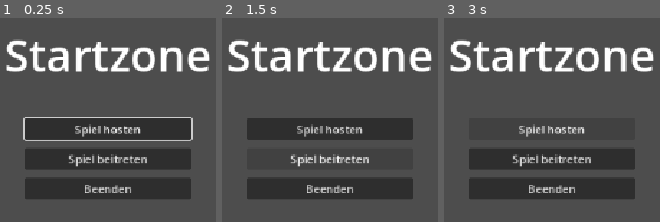
Above: before the commit, frames 1-3 (left to right).
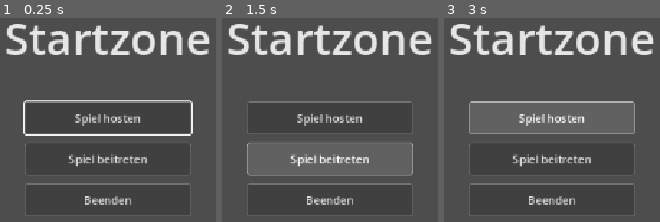
Above: after the commit, the same moments.

Repository: As94tt/WoM
Game: Godot game, scene res://scenes/ui/main_menu.tscn
The game is run twice, just before and just after one commit, with the same random seed, the same clock (stepped at 60 frames per second) and the same inputs.
Inputs:
- Up to frame 1 (0.25 s): no input
- Up to frame 2 (1.5 s): click "Spiel beitreten" at 0.5 s; click "Spiel beitreten" at 1.25 s
- Up to frame 3 (3 s): click "Spiel beitreten" at 2 s; click "Spiel hosten" at 2.75 s

The runs differ from the first frame. In frame 1, 20% of the frame differs, in the area x 2-98%, y 2-98%; in frame 2, 27%; in frame 3, 21%.

Commit message:
Zentrales UI-Theme mit Graubox-Werten, projektweit aktiv (#10)
Co-Authored-By: Claude Opus 5.5 <noreply@anthropic.com>

Diff:
--- /dev/null
+++ b/game/assets/ui/theme.tres
@@ -0,0 +1,141 @@
+[gd_resource type="Theme" format=3]
+
+[sub_resource type="StyleBoxFlat" id="StyleBoxFlat_button_normal"]
+content_margin_left = 16.0
+content_margin_top = 12.0
+content_margin_right = 16.0
+content_margin_bottom = 12.0
+bg_color = Color(0.25, 0.25, 0.25, 1)
+border_width_left = 1
+border_width_top = 1
+border_width_right = 1
+border_width_bottom = 1
+border_color = Color(0.45, 0.45, 0.45, 1)
+corner_radius_top_left = 4
+corner_radius_top_right = 4
+corner_radius_bottom_right = 4
+corner_radius_bottom_left = 4
+
+[sub_resource type="StyleBoxFlat" id="StyleBoxFlat_button_hover"]
+content_margin_left = 16.0
+content_margin_top = 12.0
+content_margin_right = 16.0
+content_margin_bottom = 12.0
+bg_color = Color(0.38, 0.38, 0.38, 1)
+border_width_left = 1
+border_width_top = 1
+border_width_right = 1
+border_width_bottom = 1
+border_color = Color(0.7, 0.7, 0.7, 1)
+corner_radius_top_left = 4
+corner_radius_top_right = 4
+corner_radius_bottom_right = 4
+corner_radius_bottom_left = 4
+
+[sub_resource type="StyleBoxFlat" id="StyleBoxFlat_button_pressed"]
+content_margin_left = 16.0
+content_margin_top = 12.0
+content_margin_right = 16.0
+content_margin_bottom = 12.0
+bg_color = Color(0.12, 0.12, 0.12, 1)
+border_width_left = 1
+border_width_top = 1
+border_width_right = 1
+border_width_bottom = 1
+border_color = Color(0.55, 0.55, 0.55, 1)
+corner_radius_top_left = 4
+corner_radius_top_right = 4
+corner_radius_bottom_right = 4
+corner_radius_bottom_left = 4
+
+[sub_resource type="StyleBoxFlat" id="StyleBoxFlat_button_disabled"]
+content_margin_left = 16.0
+content_margin_top = 12.0
+content_margin_right = 16.0
+content_margin_bottom = 12.0
+bg_color = Color(0.2, 0.2, 0.2, 0.5)
+border_width_left = 1
+border_width_top = 1
+border_width_right = 1
+border_width_bottom = 1
+border_color = Color(0.3, 0.3, 0.3, 0.5)
+corner_radius_top_left = 4
+corner_radius_top_right = 4
+corner_radius_bottom_right = 4
+corner_radius_bottom_left = 4
+
+[sub_resource type="StyleBoxFlat" id="StyleBoxFlat_button_focus"]
+content_margin_left = 16.0
+content_margin_top = 12.0
+content_margin_right = 16.0
+content_margin_bottom = 12.0
+draw_center = false
+border_width_left = 2
+border_width_top = 2
+border_width_right = 2
+border_width_bottom = 2
+border_color = Color(0.95, 0.95, 0.95, 1)
+corner_radius_top_left = 4
+corner_radius_top_right = 4
+corner_radius_bottom_right = 4
+corner_radius_bottom_left = 4
+expand_margin_left = 2.0
+expand_margin_top = 2.0
+expand_margin_right = 2.0
+expand_margin_bottom = 2.0
+
+[sub_resource type="StyleBoxFlat" id="StyleBoxFlat_panel"]
+content_margin_left = 16.0
+content_margin_top = 16.0
+content_margin_right = 16.0
+content_margin_bottom = 16.0
+bg_color = Color(0.18, 0.18, 0.18, 1)
+border_width_left = 1
+border_width_top = 1
+border_width_right = 1
+border_width_bottom = 1
+border_color = Color(0.35, 0.35, 0.35, 1)
+corner_radius_top_left = 4
+corner_radius_top_right = 4
+corner_radius_bottom_right = 4
+corner_radius_bottom_left = 4
+
+[resource]
+default_font_size = 16
+Button/colors/font_color = Color(0.88, 0.88, 0.88, 1)
+Button/colors/font_disabled_color = Color(0.5, 0.5, 0.5, 1)
+Button/colors/font_focus_color = Color(0.88, 0.88, 0.88, 1)
+Button/colors/font_hover_color = Color(1, 1, 1, 1)
+Button/colors/font_hover_pressed_color = Color(0.8, 0.8, 0.8, 1)
+Button/colors/font_pressed_color = Color(0.8, 0.8, 0.8, 1)
+Button/styles/disabled = SubResource("StyleBoxFlat_button_disabled")
+Button/styles/focus = SubResource("StyleBoxFlat_button_focus")
+Button/styles/hover = SubResource("StyleBoxFlat_button_hover")
+Button/styles/hover_pressed = SubResource("StyleBoxFlat_button_pressed")
+Button/styles/normal = SubResource("StyleBoxFlat_button_normal")
+Button/styles/pressed = SubResource("StyleBoxFlat_button_pressed")
+ButtonList/base_type = &"VBoxContainer"
+ButtonList/constants/separation = 12
+BodyText/base_type = &"Label"
+BodyText/font_sizes/font_size = 16
+Label/colors/font_color = Color(0.9, 0.9, 0.9, 1)
+Label/font_sizes/font_size = 16
+MenuLayout/base_type = &"VBoxContainer"
+MenuLayout/constants/separation = 48
+MenuTitle/base_type = &"Label"
+MenuTitle/font_sizes/font_size = 64
+Panel/styles/panel = SubResource("StyleBoxFlat_panel")
+PanelContainer/styles/panel = SubResource("StyleBoxFlat_panel")
+ScreenMargin/base_type = &"MarginContainer"
+ScreenMargin/constants/margin_bottom = 32
+ScreenMargin/constants/margin_left = 32
+ScreenMargin/constants/margin_right = 32
+ScreenMargin/constants/margin_top = 32
+ScreenTitle/base_type = &"Label"
+ScreenTitle/font_sizes/font_size = 36
+SmallLabel/base_type = &"Label"
+SmallLabel/font_sizes/font_size = 14
+Subtitle/base_type = &"Label"
+Subtitle/font_sizes/font_size = 18
+WindowTitle/base_type = &"Label"
+WindowTitle/font_sizes/font_size = 24
--- a/game/project.godot
+++ b/game/project.godot
@@ -18,3 +18,7 @@
 
 window/stretch/mode="canvas_items"
 window/stretch/aspect="expand"
+
+[gui]
+
+theme/custom="res://assets/ui/theme.tres"
